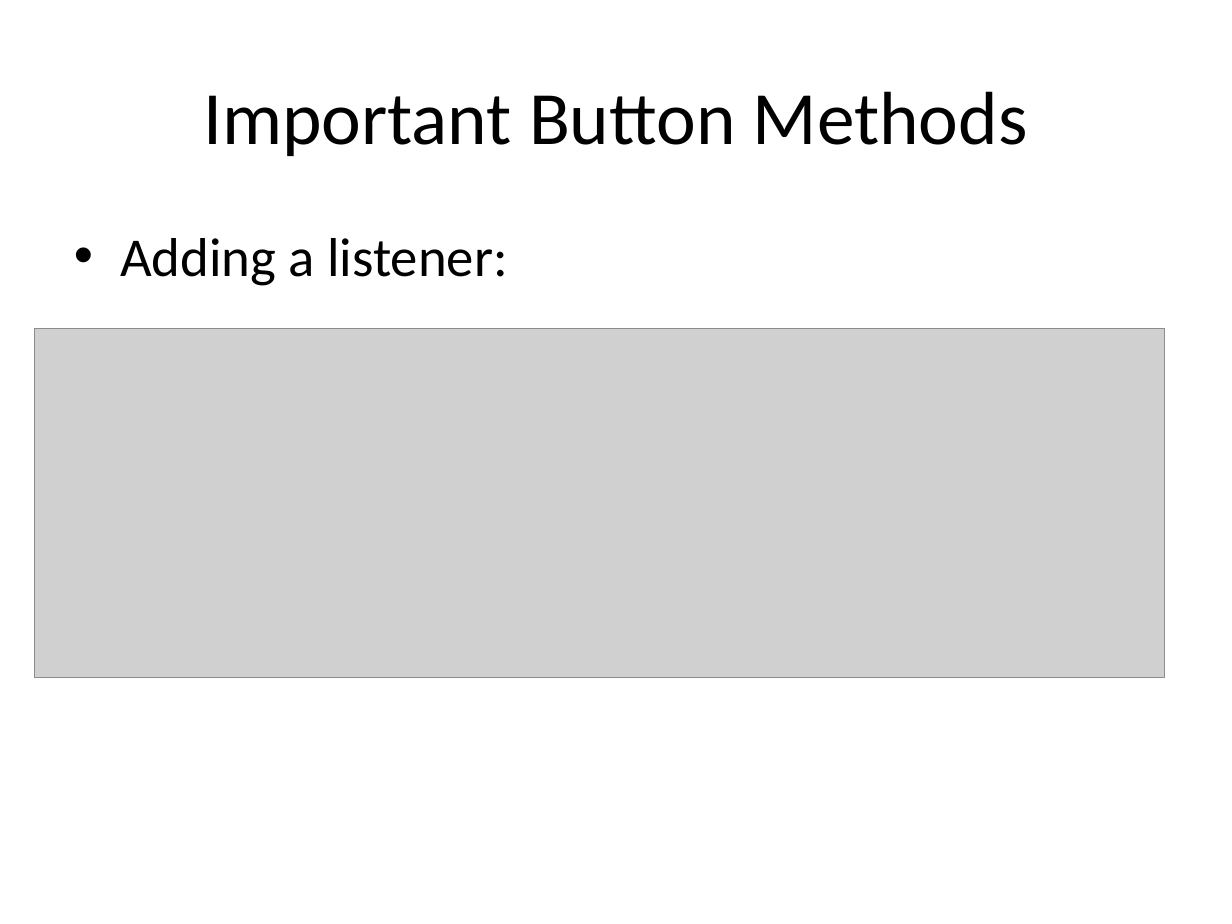
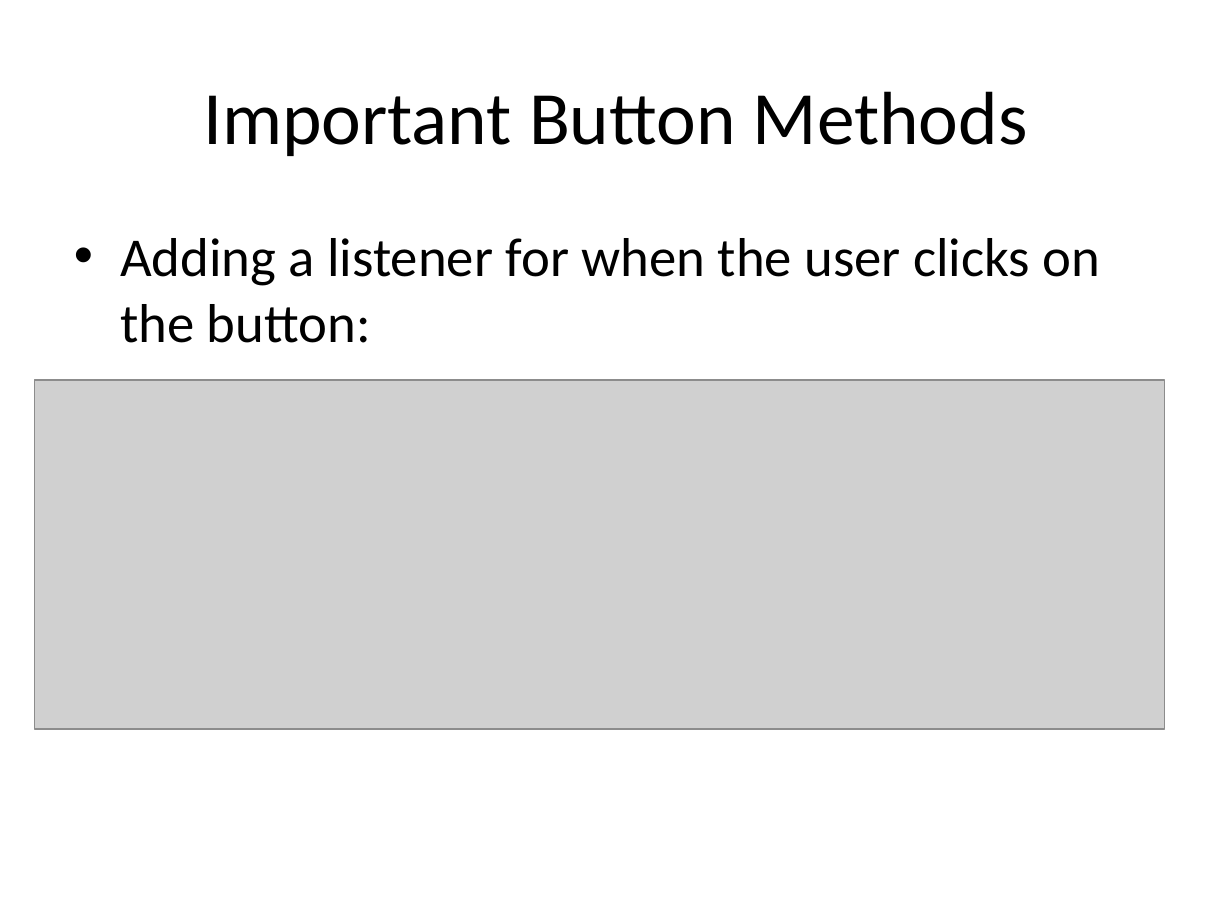
Before and after one commit to chang47/AndroidTutorial, a slide deck: slide 37 of Lesson1 First App/Android Lesson 1.pptx (slide 16 before the commit). Drawn at 1232x924 pixels with LibreOffice and Linux fonts; fonts in the diff are those of the drawing; grey boxes stand for pictures. Boxes give left, top, right and bottom in pixels: in the first picture for what was removed or moved away, otherwise in the second. Text is boxed around its words. In the diff, an @@ line names an element or a change of style, - is before the commit and + after.

```diff
--- a/Lesson1 First App/Android Lesson 1.pptx
+++ b/Lesson1 First App/Android Lesson 1.pptx
@@ text at (120, 238, 1101, 343): text changed @@
-• Adding a listener:
+• Adding a listener for when the user clicks on the button:
@@ picture: place and size @@
-picture at (34, 329, 1164, 679)
+picture at (34, 379, 1164, 729)
```
Also in this commit, not shown: 7 other slides changed, 26 slides added, 1 slide removed, 30 other files.
